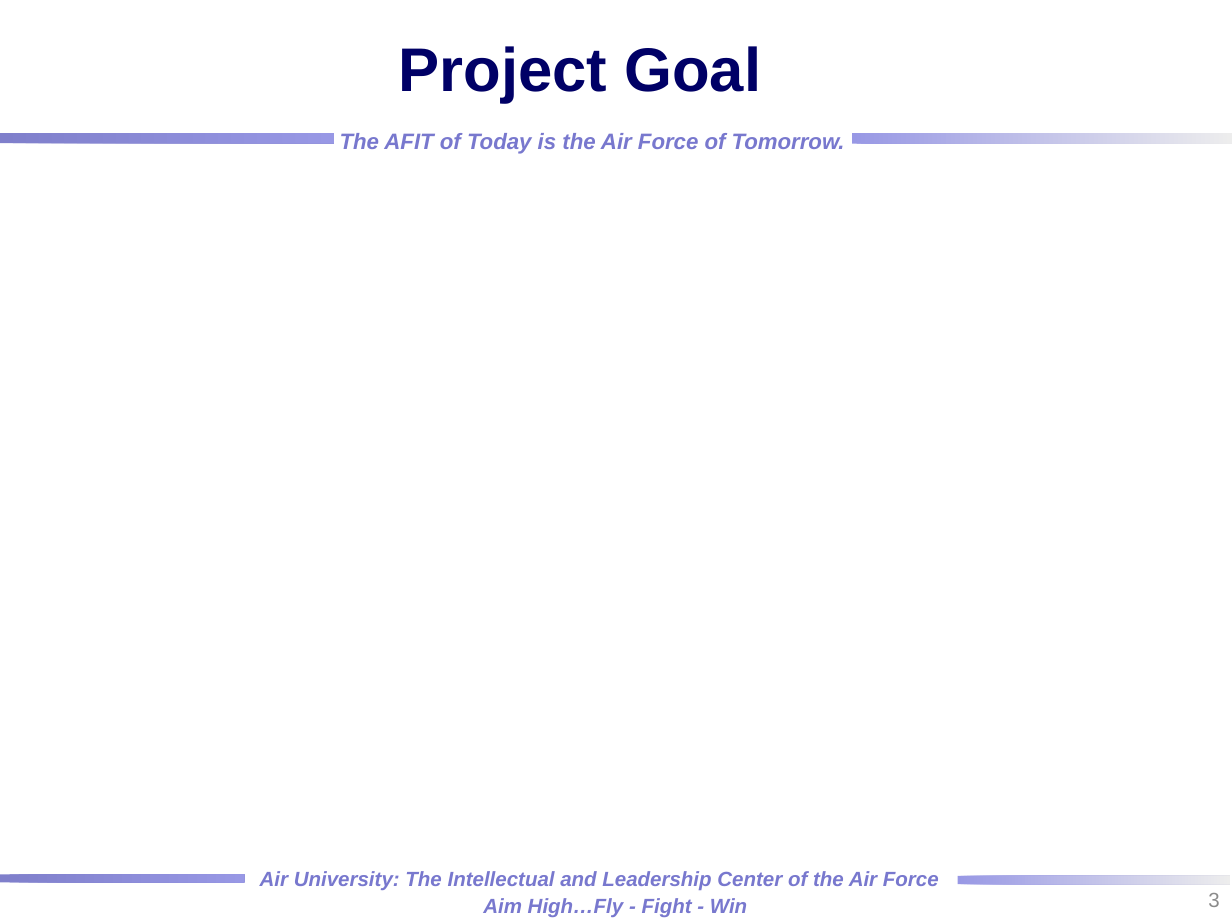
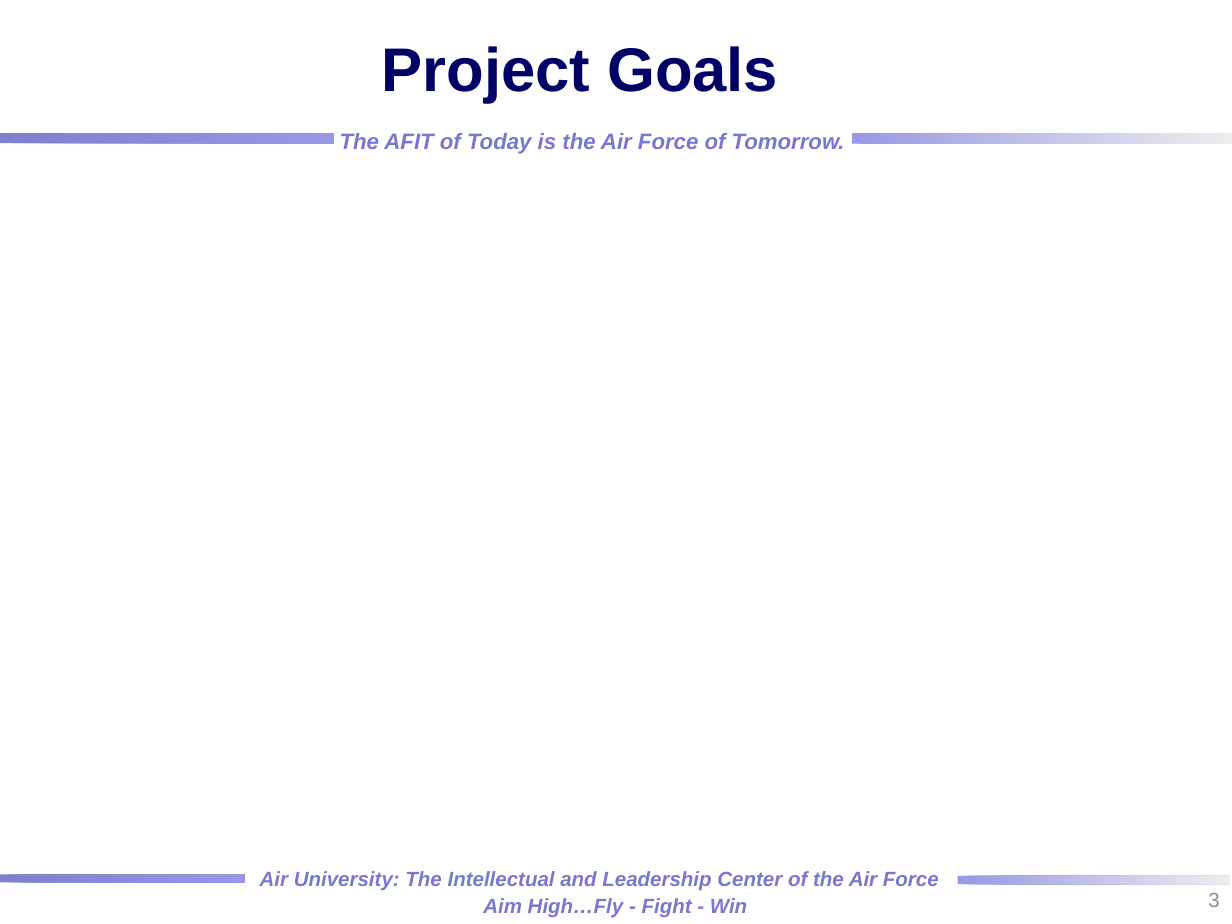
Before and after one commit to rtorzilli/GeDetector-Project, a slide deck: slide 3 of Report/HPGe_Automation Optimization_MCNP_Model.pptx. Drawn at 1232x924 pixels with LibreOffice and Linux fonts; fonts in the diff are those of the drawing; grey boxes stand for pictures; background and template pictures are left out. Boxes give left, top, right and bottom in pixels: in the first picture for what was removed or moved away, otherwise in the second. Text is boxed around its words. In the diff, an @@ line names an element or a change of style, - is before the commit and + after.

```diff
--- a/Report/HPGe_Automation Optimization_MCNP_Model.pptx
+++ b/Report/HPGe_Automation Optimization_MCNP_Model.pptx
@@ title at [382,46,778,103]: text changed @@
-Project Goal
+Project Goals
```
Also in this commit, not shown: 15 other slides changed, 1 slide added, 1 slide removed.
